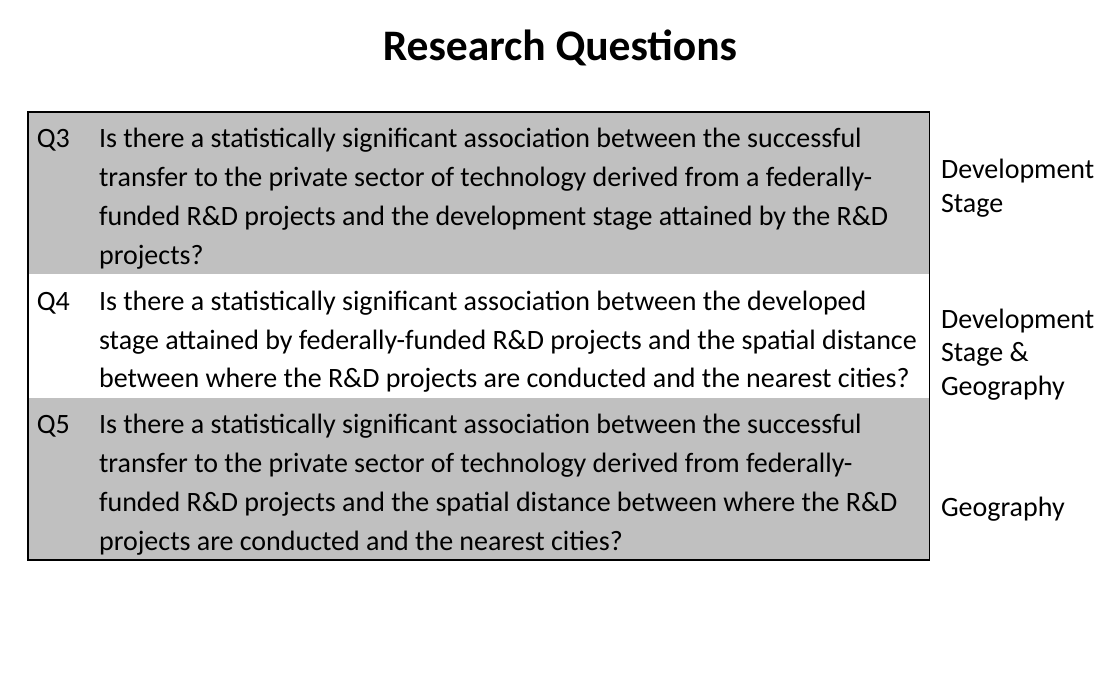
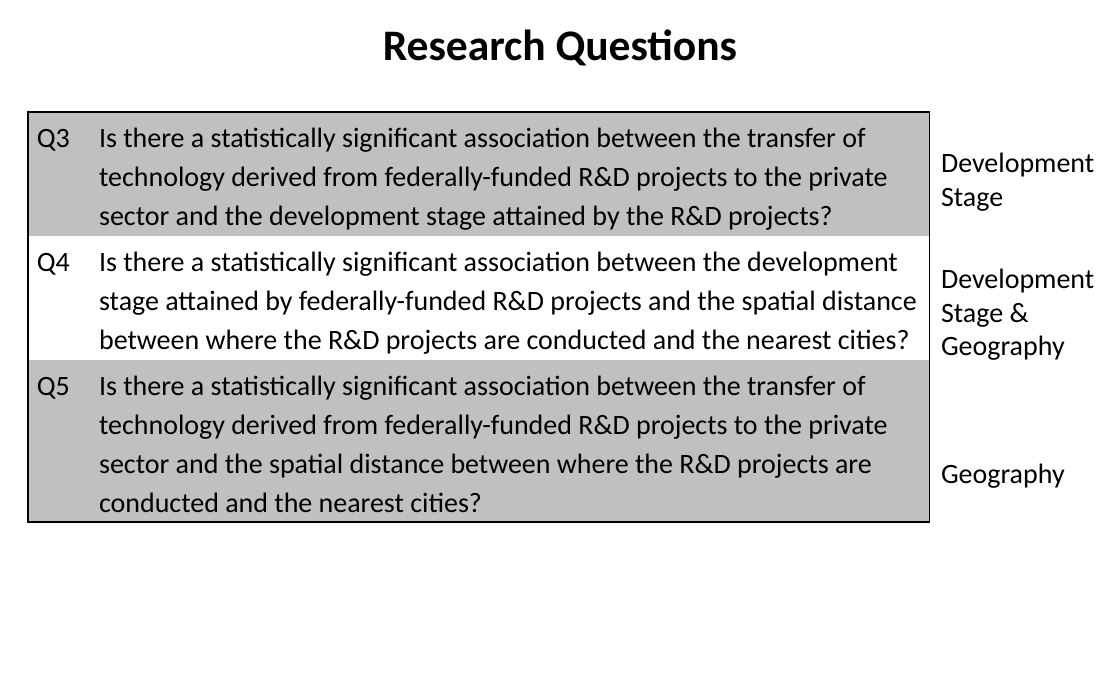
Before and after one commit to SLU-Courses-Townes/SOC5600, a slide deck: slide 16 of FinalProject/Presentation/Townes_SOC5600_FinalProject_Presentation.pptx. Drawn at 1120x700 pixels with LibreOffice and Linux fonts; fonts in the diff are those of the drawing. Boxes give left, top, right and bottom in pixels: in the first picture for what was removed or moved away, otherwise in the second. Text is boxed around its words. In the diff, an @@ line names an element or a change of style, - is before the commit and + after.

Commit message:
Completed presentation for FinalProject

```diff
--- a/FinalProject/Presentation/Townes_SOC5600_FinalProject_Presentation.pptx
+++ b/FinalProject/Presentation/Townes_SOC5600_FinalProject_Presentation.pptx
@@ table at [28, 112, 930, 554] @@
-row 1, column 2: Is there a statistically significant association between the successful transfer to the private sector of technology derived from a federally-funded R&D projects and the development stage attained by the R&D projects?
+row 1, column 2: Is there a statistically significant association between the transfer of technology derived from federally-funded R&D projects to the private sector and the development stage attained by the R&D projects?
-row 2, column 2: Is there a statistically significant association between the developed stage attained by federally-funded R&D projects and the spatial distance between where the R&D projects are conducted and the nearest cities?
+row 2, column 2: Is there a statistically significant association between the development stage attained by federally-funded R&D projects and the spatial distance between where the R&D projects are conducted and the nearest cities?
-row 3, column 2: Is there a statistically significant association between the successful transfer to the private sector of technology derived from federally-funded R&D projects and the spatial distance between where the R&D projects are conducted and the nearest cities?
+row 3, column 2: Is there a statistically significant association between the transfer of technology derived from federally-funded R&D projects to the private sector and the spatial distance between where the R&D projects are conducted and the nearest cities?
@@ text "Development Stage": place and size @@
-text "Development Stage" at [941, 158, 1094, 217]
+text "Development Stage" at [941, 152, 1094, 211]
@@ text "Development Stage & Geography": place and size @@
-text "Development Stage & Geography" at [941, 308, 1094, 400]
+text "Development Stage & Geography" at [941, 268, 1094, 360]
@@ text "Geography": place and size @@
-text "Geography" at [941, 496, 1065, 521]
+text "Geography" at [941, 463, 1065, 488]
```
Also in this commit, not shown: 10 other slides changed.
